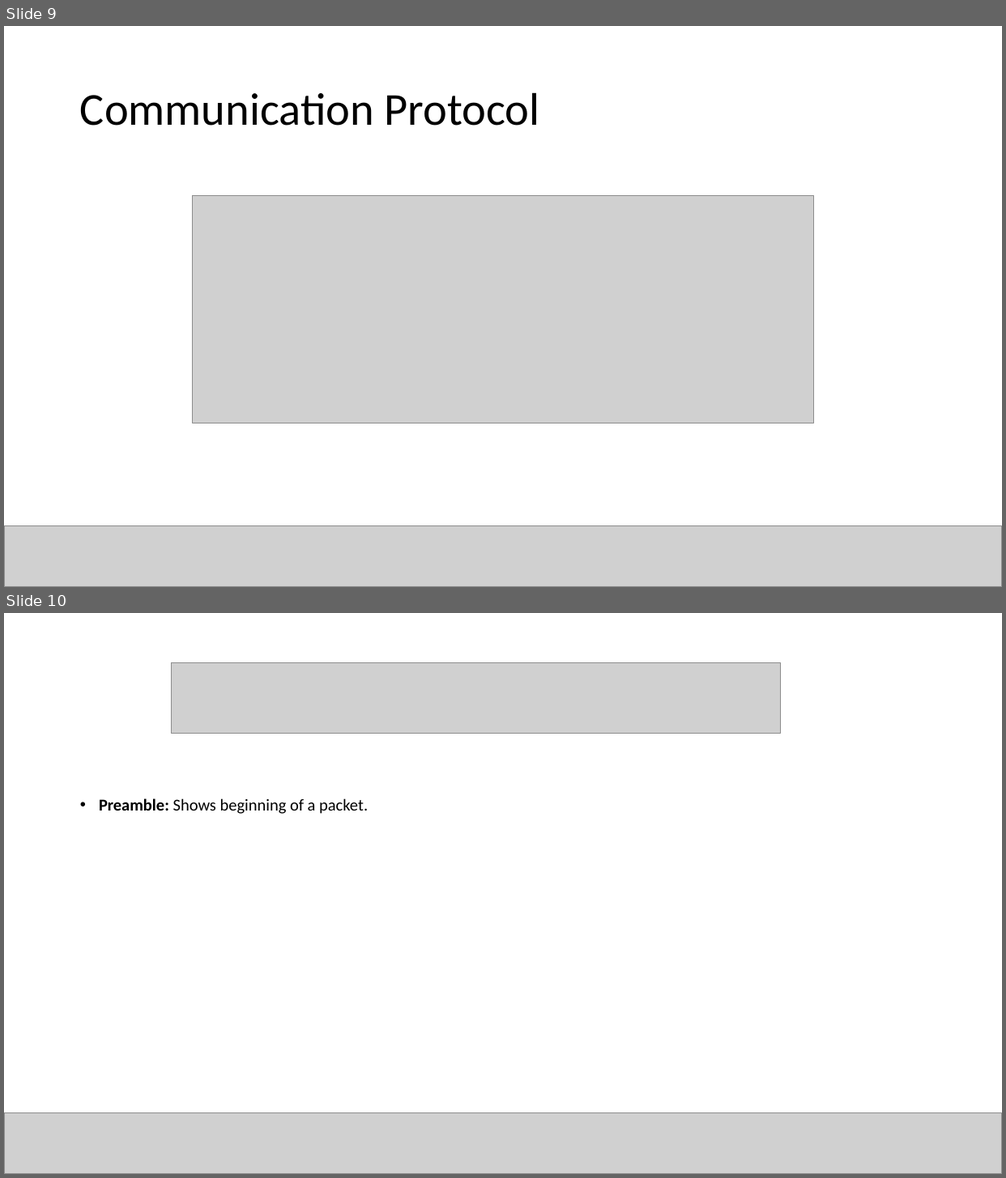
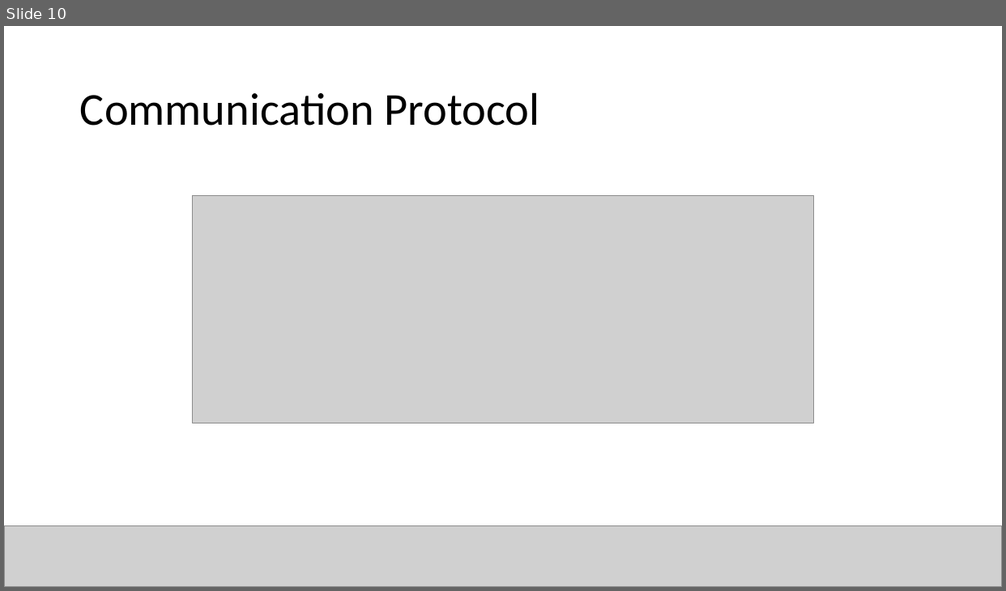
Before and after one commit to canerpotur/TROY-TECH, a slide deck: Troy Tech - Presentation/TROY - Kağan.pptx. Shown one above the other, each under a label of ours: slides 9 and 10 before the commit, slide 10 after it. The pictures are 1006x1178 and 1006x591 pixels, drawn with LibreOffice and Linux fonts; fonts in the diff are those of the drawing; grey boxes stand for pictures. Boxes give left, top, right and bottom in pixels: in the first picture for what was removed or moved away, otherwise in the second. Text is boxed around its words. In the diff, an @@ line names an element or a change of style, - is before the commit and + after.

```diff
--- a/Troy Tech - Presentation/TROY - Kağan.pptx
+++ b/Troy Tech - Presentation/TROY - Kağan.pptx
@@ slide 10 removed at box(4, 613, 1002, 1174), background #FFFFFF @@
@@ picture removed at box(172, 663, 781, 734) @@
@@ text removed at box(99, 798, 368, 814) @@
-• Preamble: Shows beginning of a packet.
@@ picture removed at box(4, 1114, 1002, 1174) @@
@@ what was slide 9 is now slide 10 @@
```
Also in this commit, not shown: 5 slides changed, 3 slides added, 5 other slides removed.
